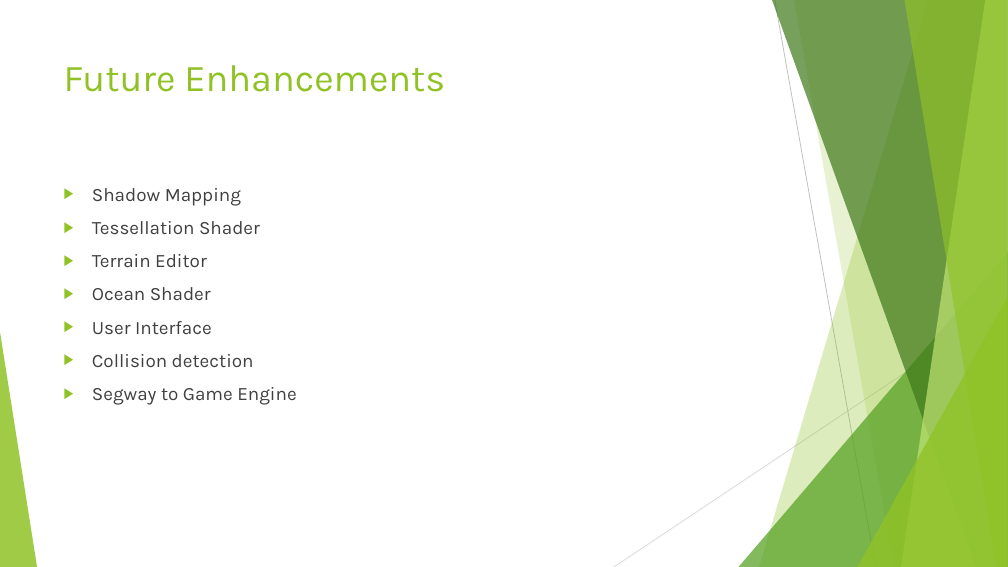
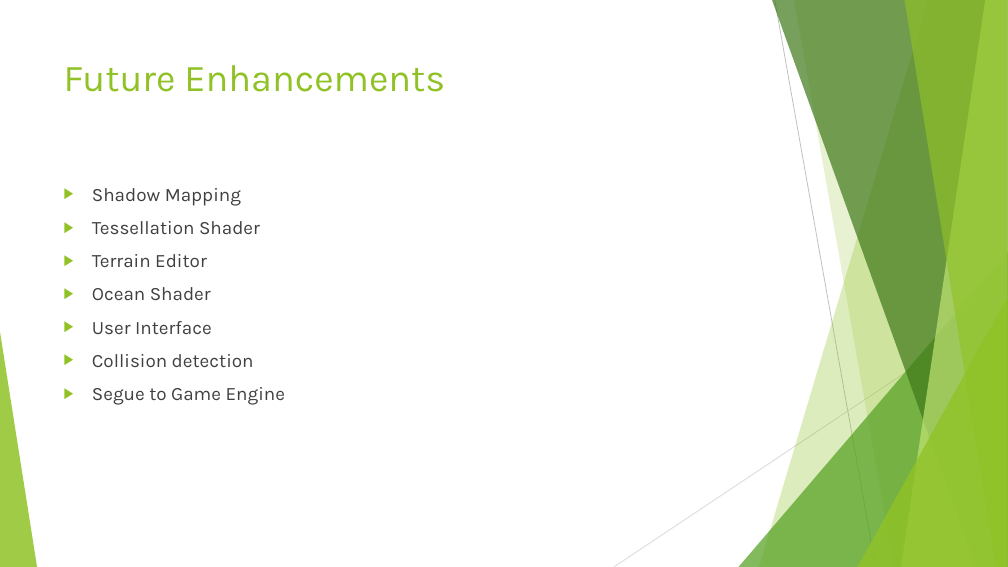
Before and after one commit to KarteekKumarM/MountainTerrain, a slide deck: slide 31 of docs/Presentation.pptx. Drawn at 1008x567 pixels with LibreOffice and Linux fonts; fonts in the diff are those of the drawing. Boxes give left, top, right and bottom in pixels: in the first picture for what was removed or moved away, otherwise in the second. Text is boxed around its words. In the diff, an @@ line names an element or a change of style, - is before the commit and + after.

```diff
--- a/docs/Presentation.pptx
+++ b/docs/Presentation.pptx
@@ text at bbox=[92, 387, 285, 405]: text changed @@
-▶ Segway to Game Engine
+▶ Segue to Game Engine
```
Also in this commit, not shown: 5 other slides changed, 4 other files.
